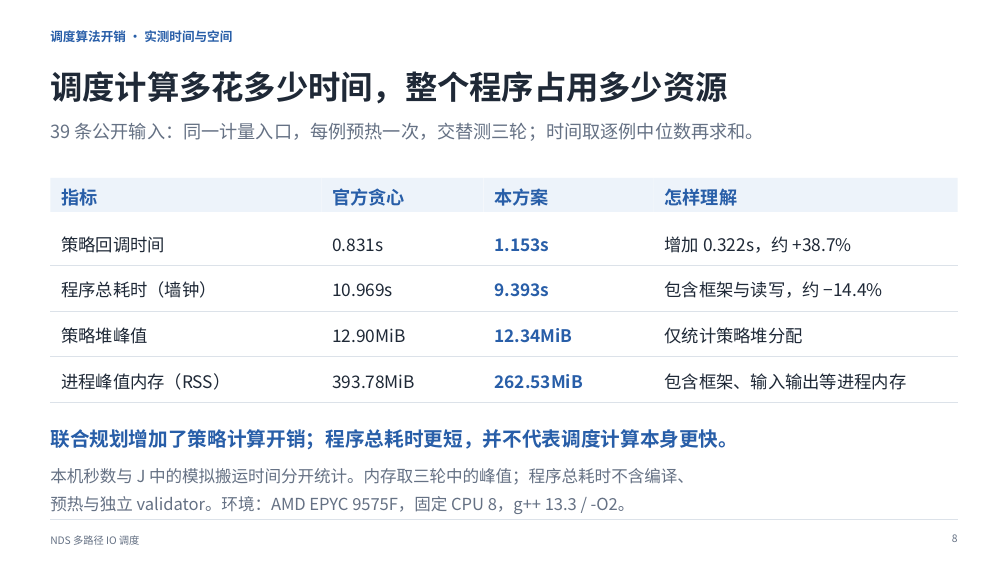
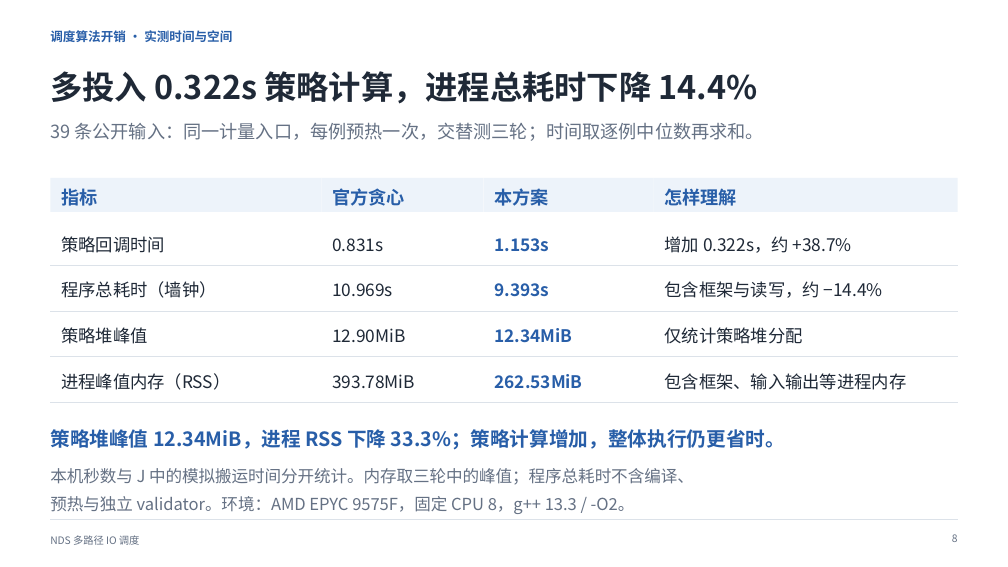
Before and after one commit to dpj135/hackathon, a slide deck: slide 9 of submissions/kaisennhu/07_答辩PPT/答辩介绍.pptx. Drawn at 1008x567 pixels with LibreOffice and Linux fonts; fonts in the diff are those of the drawing. Boxes give left, top, right and bottom in pixels: in the first picture for what was removed or moved away, otherwise in the second. Text is boxed around its words. In the diff, an @@ line names an element or a change of style, - is before the commit and + after.

```diff
--- a/submissions/kaisennhu/07_答辩PPT/答辩介绍.pptx
+++ b/submissions/kaisennhu/07_答辩PPT/答辩介绍.pptx
@@ text at box(50, 71, 758, 104): text changed @@
-调度计算多花多少时间，整个程序占用多少资源
+多投入 0.322s 策略计算，进程总耗时下降 14.4%
@@ text at box(50, 429, 785, 450): text changed @@
-联合规划增加了策略计算开销；程序总耗时更短，并不代表调度计算本身更快。
+策略堆峰值 12.34MiB，进程 RSS 下降 33.3%；策略计算增加，整体执行仍更省时。
```
Also in this commit, not shown: 4 other slides changed, 2 slides added, 2 slides removed, 3 other files.
